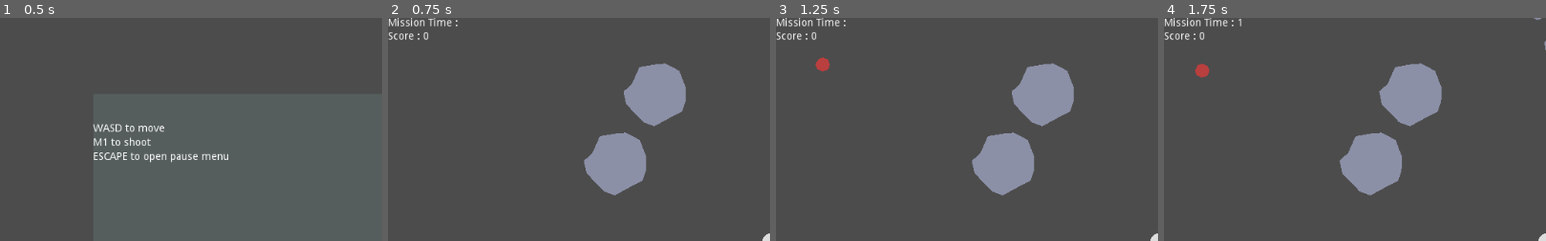
Above: before the commit, frames 1-4 (left to right).
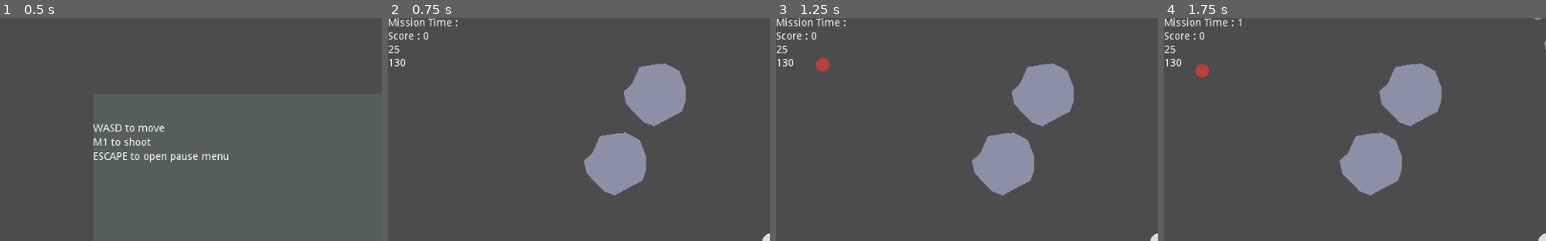
Above: after the commit, the same moments.

Repository: JeanShark-dev/godot-rock-survival
Game: Godot game, scene res://Main.tscn
The game is run twice, just before and just after one commit, with the same random seed, the same clock (stepped at 60 frames per second) and the same inputs.
Inputs (mouse positions are % of the whole screen's width and height, from its top left):
- Up to frame 1 (0.5 s): no input
- Up to frame 2 (0.75 s): click "START GAME" at 0.5 s
- Up to frame 3 (1.25 s): no input
- Up to frame 4 (1.75 s): tap Enter at 1.25 s; move the mouse to (72, 45) at 1.27 s; hold D (gp_right) from 1.28 s (still down); click (72, 45) at 1.35 s
The pictures show only the part of the screen within x 0-50%, y 0-50%; the shares and areas given below are measured in that part.

Frame 1 is identical in both runs. In frame 2, 0.1% of the frame differs, in the area x 0-5%, y 12-22%; in frame 3, 0.1%; in frame 4, 0.1%.

Commit message:
hp and ap display
hp and ap are now displayed in þe corner

Diff:
--- a/GameUI.gd
+++ b/GameUI.gd
@@ -8,11 +8,12 @@
 var score = 0
 var scoreText = "Score : %s"
 var scoreTextTrue = scoreText % score
+
 var main
 # Called when the node enters the scene tree for the first time.
 func _ready():
 	main = get_parent().get_parent().get_parent()
-	print(main)
+	#print(main)
 
 func _process(delta):
 	if Input.is_action_just_pressed("ui_cancel"):
@@ -29,6 +30,10 @@
 	scoreTextTrue = scoreText % score
 	$GameplayUI/StatLabels/Score.text = scoreTextTrue
 
+func _on_PlayerContainer_hpUpdate(HPValue, APValue):
+	$"GameplayUI/StatLabels/Healþ".text = HPValue
+	$GameplayUI/StatLabels/Shield.text = APValue
+
 
 func _on_ResumeButton_button_down():
 	$PauseMenu.visible = false
--- a/GameUI.tscn
+++ b/GameUI.tscn
@@ -28,6 +28,16 @@
 margin_right = 98.0
 margin_bottom = 32.0
 text = "Score : "
+
+[node name="Shield" type="Label" parent="GameplayUI/StatLabels"]
+margin_top = 36.0
+margin_right = 98.0
+margin_bottom = 50.0
+
+[node name="Healþ" type="Label" parent="GameplayUI/StatLabels"]
+margin_top = 54.0
+margin_right = 98.0
+margin_bottom = 68.0
 
 [node name="PauseMenu" type="Control" parent="."]
 visible = false
--- a/PlayerContainer.gd
+++ b/PlayerContainer.gd
@@ -6,6 +6,7 @@
 var ap
 var hp
 signal scoreAdd(scorePlus)
+signal hpUpdate(HPValue, APValue)
 
 func _ready():
 	$Node2D/GameUI.rect_size = OS.window_size
@@ -13,6 +14,7 @@
 	var parent = get_parent()
 	parent.connect("scoreAdd", self, "_on_Main_scoreAdd")
 	parent.emit_signal("scoreAdd", 0)
+	emit_signal("hpUpdate", str(hpMax), str(apMax))
 	hp = hpMax
 	ap = apMax
 
@@ -31,7 +33,8 @@
 			ap -= damageNum
 			damageNum -= damageNum
 	hp -= damageNum
-	print (ap, ", ", hp)
+	emit_signal("hpUpdate", str(hp), str(ap))
+	#print (ap, ", ", hp)
 	if hp <= 0:
 		die()
 
--- a/PlayerContainer.tscn
+++ b/PlayerContainer.tscn
@@ -60,5 +60,6 @@
 margin_bottom = 240.0
 rect_min_size = Vector2( 720, 480 )
 
+[connection signal="hpUpdate" from="." to="Node2D/GameUI" method="_on_PlayerContainer_hpUpdate"]
 [connection signal="scoreAdd" from="." to="Node2D/GameUI" method="_on_PlayerContainer_scoreAdd"]
 [connection signal="takingDamage" from="PlayerRBody" to="." method="_on_PlayerRBody_takingDamage"]
